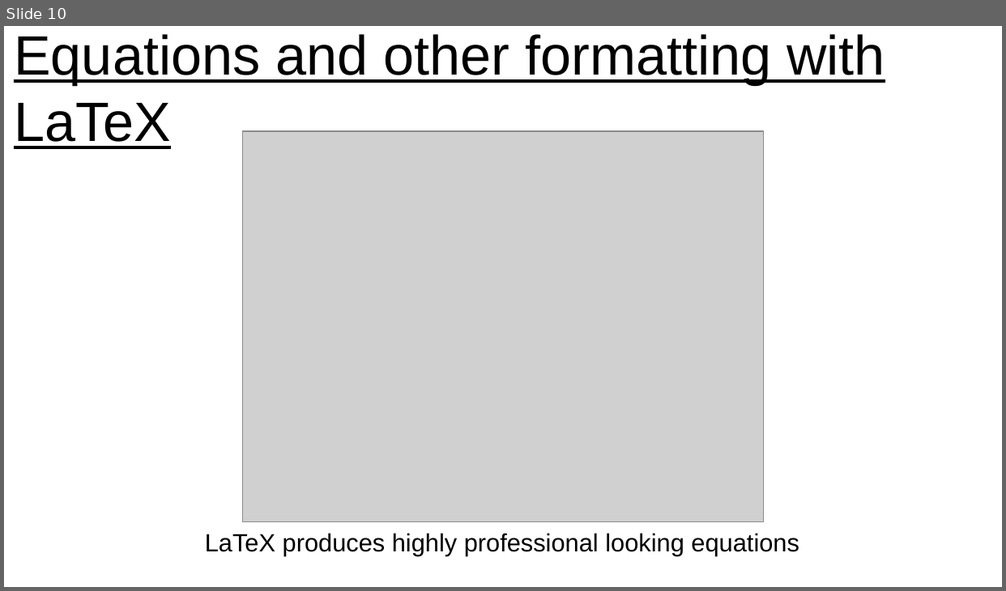
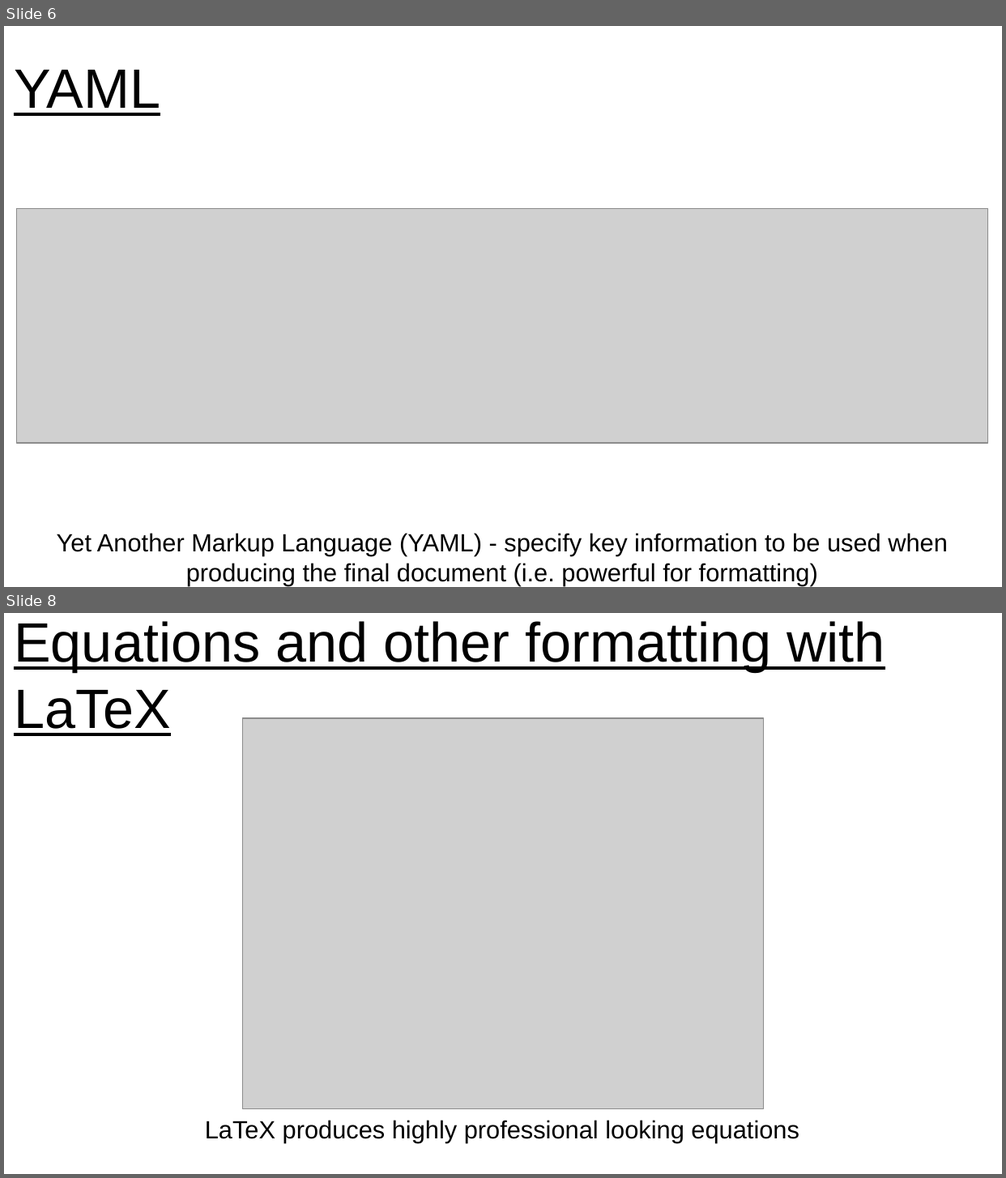
Before and after one commit to jennahamlin/GiGte, a slide deck: GiGte.pptx. Shown one above the other, each under a label of ours: slide 10 before the commit, slides 6 and 8 after it; the slides between them are not shown. The pictures are 1006x591 and 1006x1178 pixels, drawn with LibreOffice and Linux fonts; fonts in the diff are those of the drawing; grey boxes stand for pictures. Boxes give left, top, right and bottom in pixels: in the first picture for what was removed or moved away, otherwise in the second. Text is boxed around its words. In the diff, an @@ line names an element or a change of style, - is before the commit and + after.

Commit message:
final images and last slide made

```diff
--- a/GiGte.pptx
+++ b/GiGte.pptx
@@ slide 6 added at [4, 26, 1002, 587], background #FFFFFF @@
@@ title added at [14, 70, 160, 116], 40 pt, text #000000, underline @@
+YAML
@@ picture added at [16, 208, 988, 443] @@
@@ text added at [57, 533, 948, 586], 18 pt, text #000000 @@
+Yet Another Markup Language (YAML) - specify key information to be used when producing the final document (i.e. powerful for formatting)
@@ what was slide 10 is now slide 8 @@
```
Also in this commit, not shown: 5 slides changed, 2 other files.
